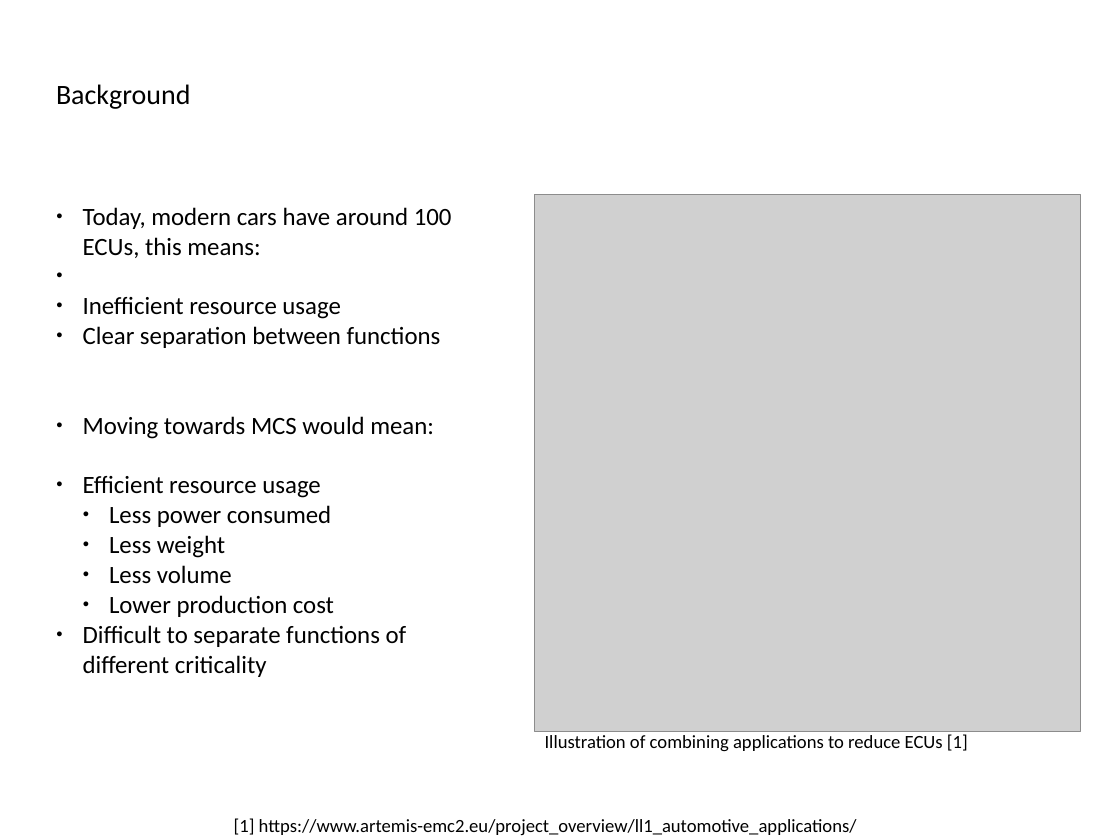
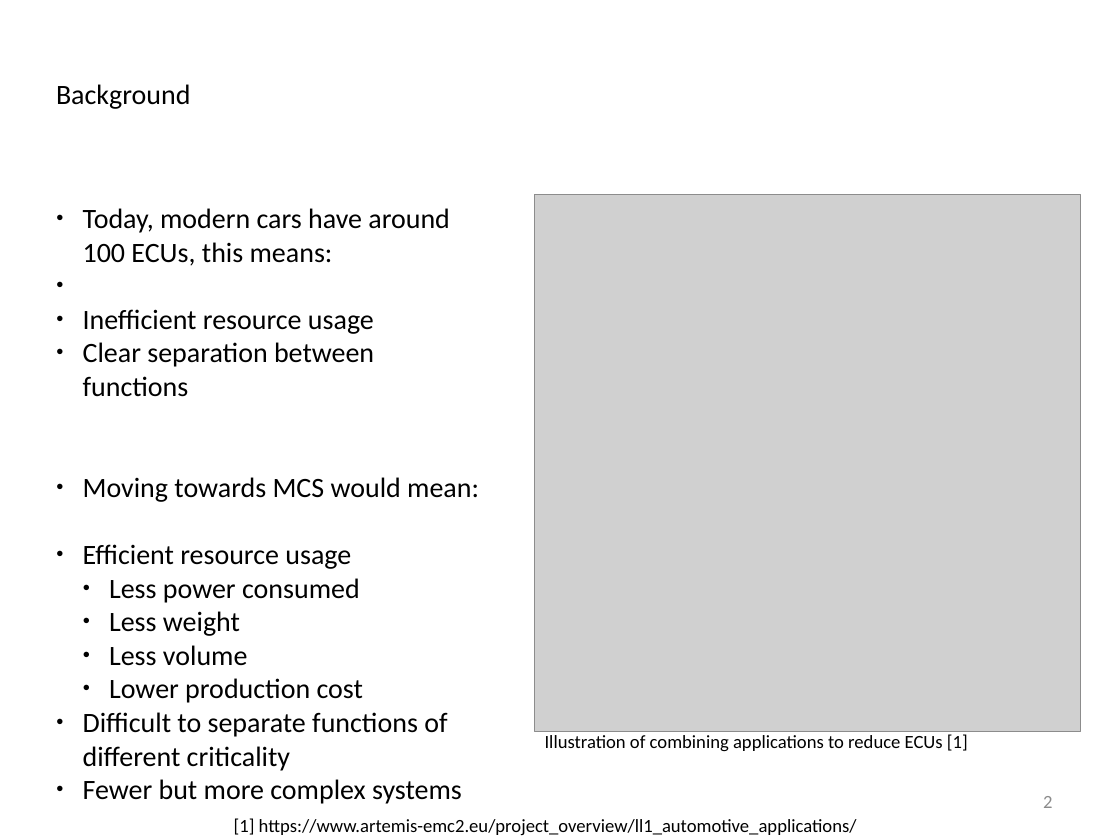
Before and after one commit to afcmrp/exjobb, a slide deck: slide 2 of Admin/presentation_20170317.odp. Drawn at 1120x840 pixels with LibreOffice and Linux fonts; fonts in the diff are those of the drawing; grey boxes stand for pictures; background and template pictures are left out. Boxes give left, top, right and bottom in pixels: in the first picture for what was removed or moved away, otherwise in the second. Text is boxed around its words. In the diff, an @@ line names an element or a change of style, - is before the commit and + after.

Commit message:
Updated presentation and added ppt format

```diff
--- a/Admin/presentation_20170317.odp
+++ b/Admin/presentation_20170317.odp
@@ text at bbox=[83, 208, 479, 771]: size 16 to 18 pt @@
@@ text at bbox=[83, 779, 462, 804]: paragraph added @@
+● Fewer but more complex systems
@@ page number added at bbox=[1043, 796, 1052, 808], 12 pt, text #8B8B8B @@
+2
```
Also in this commit, not shown: 8 other slides changed, 4 slides added, 1 other file.
